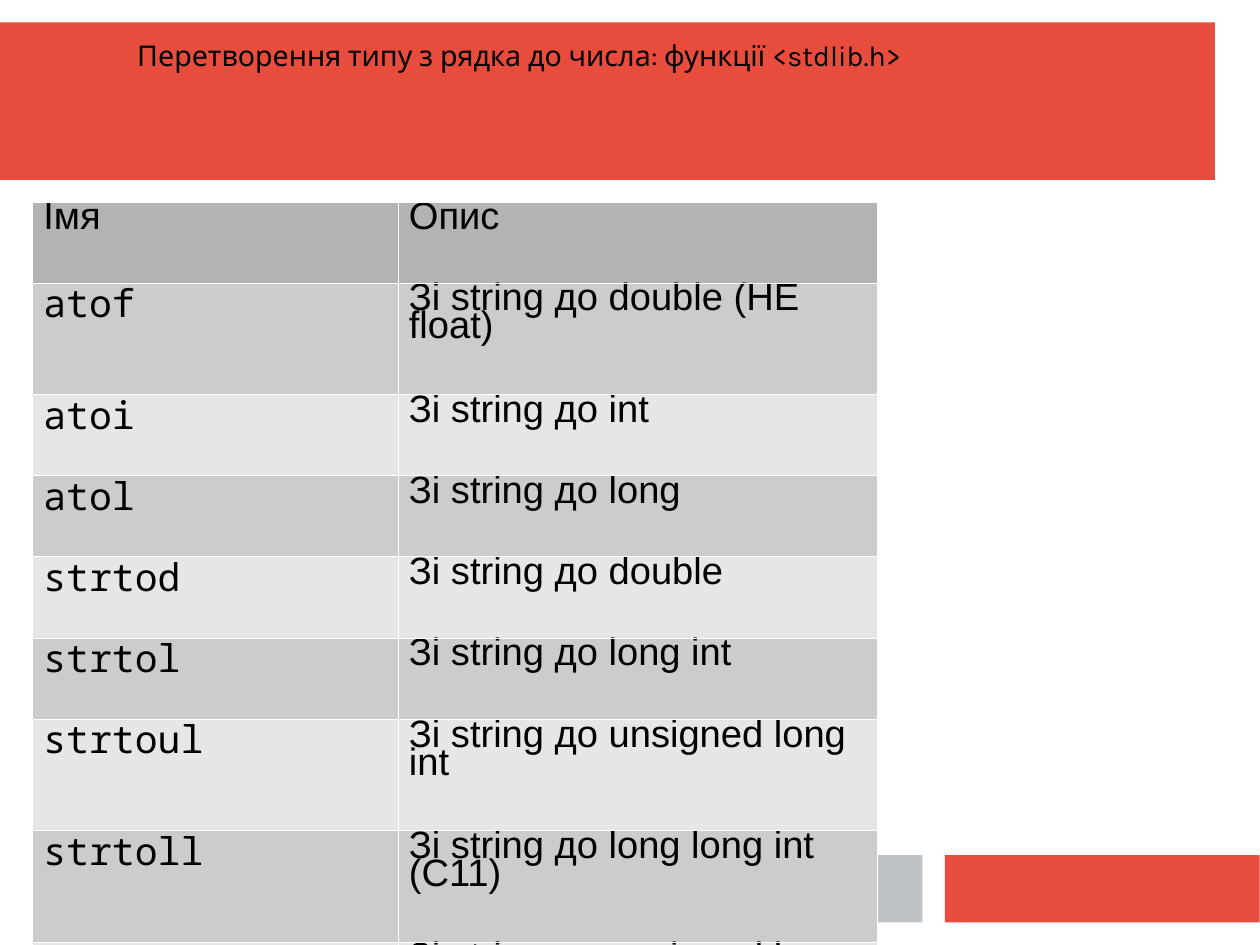
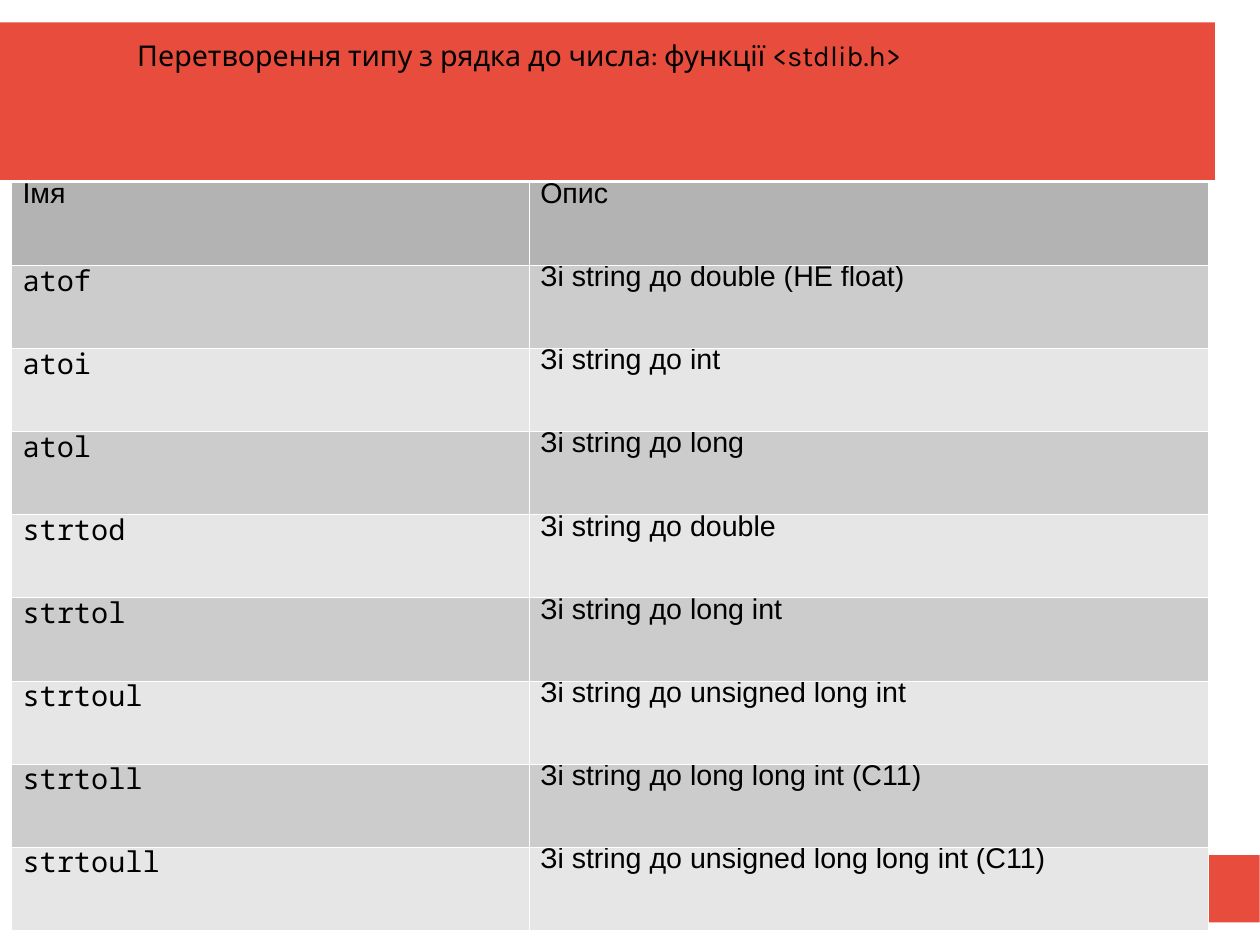
Before and after one commit to mecchmatProjects/CppCourse, a slide deck: slide 41 of Lect03/CppTutorUkr2.ppt. Drawn at 1260x945 pixels with LibreOffice and Linux fonts; fonts in the diff are those of the drawing. Boxes give left, top, right and bottom in pixels: in the first picture for what was removed or moved away, otherwise in the second. Text is boxed around its words. In the diff, an @@ line names an element or a change of style, - is before the commit and + after.

```diff
--- a/Lect03/CppTutorUkr2.ppt
+++ b/Lect03/CppTutorUkr2.ppt
@@ table at box(11, 182, 1209, 877) @@
@@ size 24 to 18 pt @@
@@ line spacing 0.66 to 0.62 @@
@@ line spacing 0.7 to 0.66 @@
@@ table: place and size @@
-table at box(32, 201, 878, 898)
+table at box(11, 182, 1209, 877)
```
Also in this commit, not shown: 14 other slides changed, 1 slide added, 1 slide removed, 3 other files.
